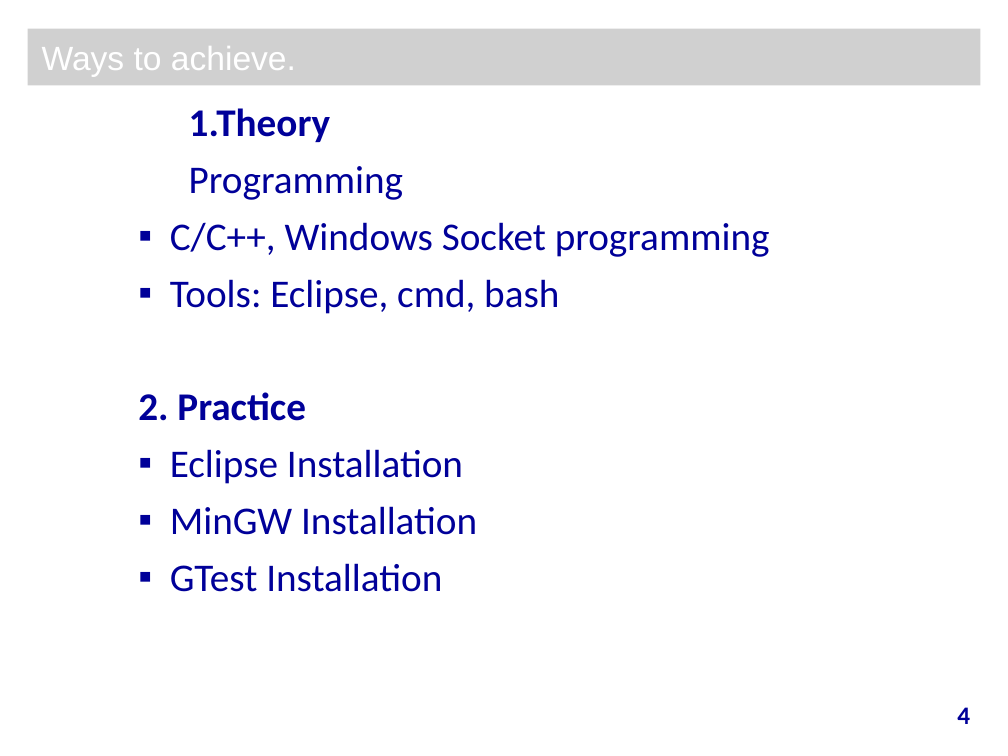
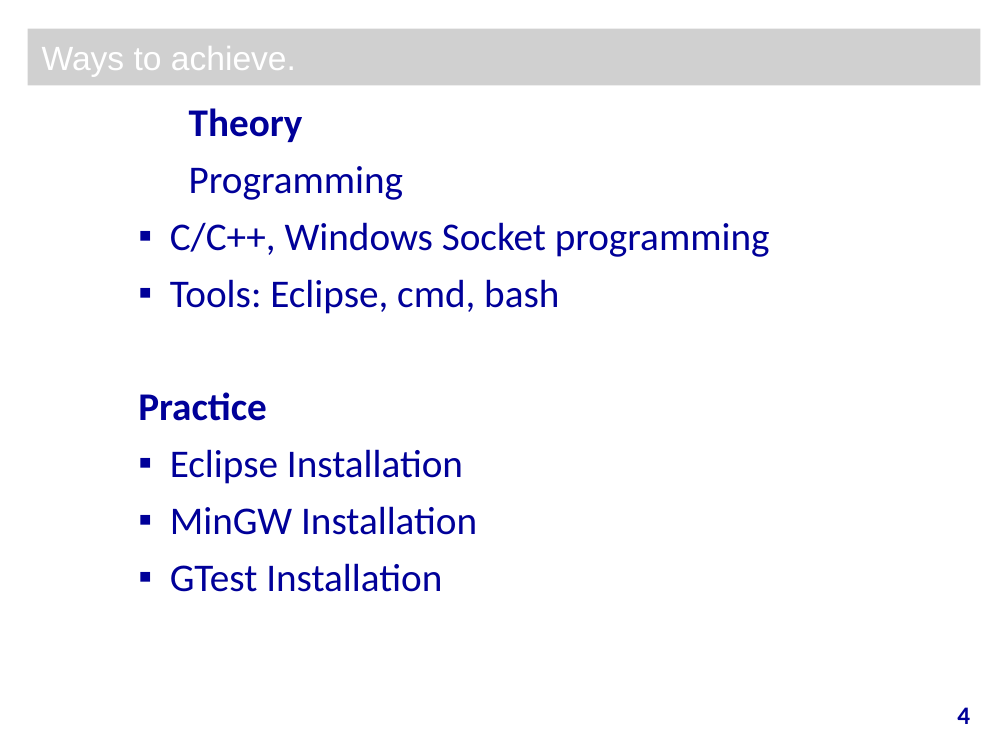
Before and after one commit to grishina-olga/client-server, a slide deck: slide 4 of presentation.ppt. Drawn at 1008x756 pixels with LibreOffice and Linux fonts; fonts in the diff are those of the drawing; grey boxes stand for pictures; background and template pictures are left out. Boxes give left, top, right and bottom in pixels: in the first picture for what was removed or moved away, otherwise in the second. Text is boxed around its words. In the diff, an @@ line names an element or a change of style, - is before the commit and + after.

```diff
--- a/presentation.ppt
+++ b/presentation.ppt
@@ text at box(189, 108, 303, 142): text changed @@
-  1.Theory
+  Theory
@@ text at box(138, 392, 267, 421): text changed @@
-    2. Practice
+    Practice
```
Also in this commit, not shown: 2 other slides changed.
